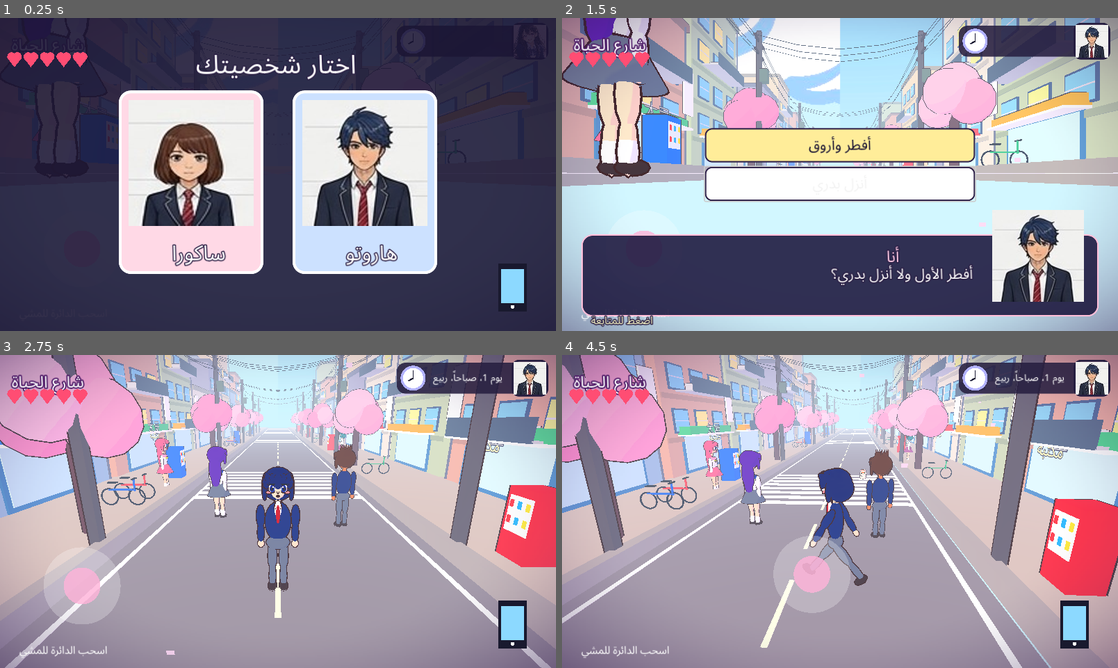
Above: before the commit, frames 1-4 (two rows, left to right).
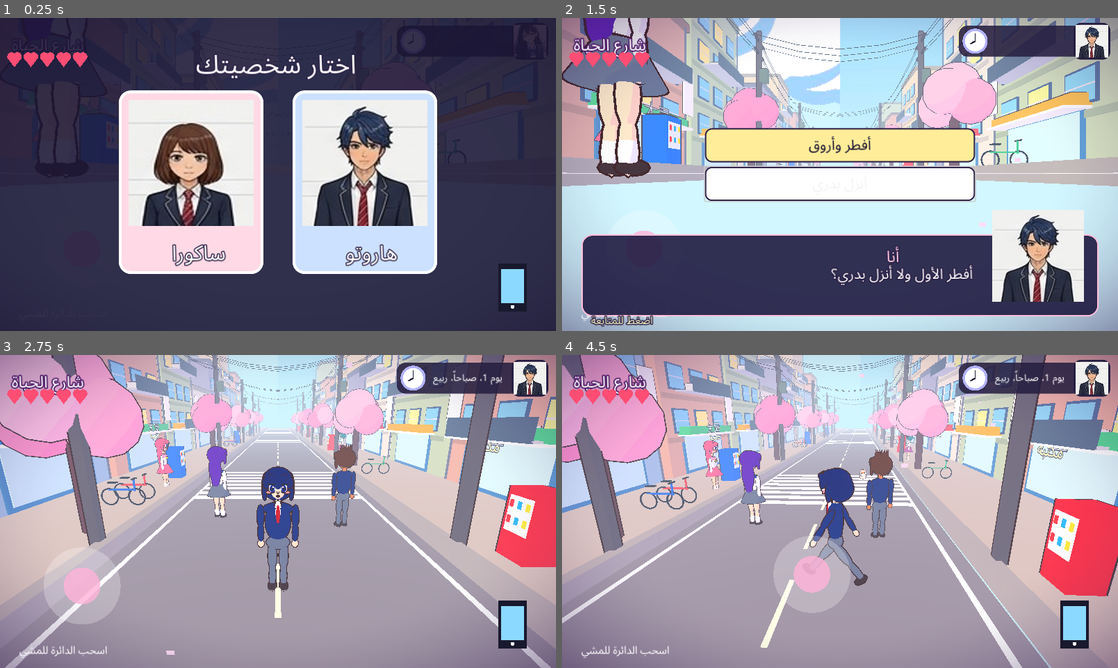
Above: after the commit, the same moments.

Repository: otakucoderstudio/anime-life-game
Game: Godot game, scene res://main.tscn
Same seed, same stepped clock (60 frames per second), same inputs: the game is played once before the commit and once after it.
Inputs (mouse positions are in pixels of both pictures, inside the frame that each line leads up to):
- Up to frame 1 (0.25 s): no input
- Up to frame 2 (1.5 s): tap Enter at 0.5 s; move the mouse to (962, 158) at 0.52 s; hold Right (ui_right) 0.53-1.25 s; click (962, 158) at 0.67 s; drag from (728, 190) to (812, 237) at 1.27 s
- Up to frame 3 (2.75 s): click "أفطر وأروق" at 2 s
- Up to frame 4 (4.5 s): move the mouse to (895, 442) at 2.77 s; hold Right (ui_right) 2.78-3.5 s; drag from (812, 574) to (673, 464) at 3.52 s; move the mouse to (1006, 558) at 4.27 s; hold Left (ui_left) from 4.28 s (still down)

The runs differ from the first frame. In frame 2, less than 0.1% of the frame differs, in the area x 11-17%, y 0-16%; in frame 3, 0.2%, in the area x 28-65%, y 27-60%; in frame 4, 0.2%.

Commit message:
Source for v3d-0.9.2 (glasses in Blender, body shaping)

Diff:
--- a/godot-3d/main.gd
+++ b/godot-3d/main.gd
@@ -249,9 +249,9 @@
 func _collect(n:Node,out:Dictionary):
 	if n is MeshInstance3D: out[String(n.name)]=n
 	for c in n.get_children(): _collect(c,out)
-func make_girl(skin:Color,hair:Color,top:Color,skirtc:Color,ribbon:Color,long_hair:=true)->Dictionary:
+func make_girl(skin:Color,hair:Color,top:Color,skirtc:Color,ribbon:Color,long_hair:=true,glasses:=false)->Dictionary:
 	var iris:=Color(0.35,0.2,0.65) if hair.v<0.5 else Color(0.2,0.45,0.7)
-	return load_char("girl_long" if long_hair else "girl_bob",cmat(skin,hair,top,skirtc,ribbon,iris))
+	return load_char(("girl_long" if long_hair else "girl_bob")+("_g" if glasses else ""),cmat(skin,hair,top,skirtc,ribbon,iris))
 func make_boy(skin:Color,hair:Color,spiky:bool,tie:=Color(0.7,0.1,0.15))->Dictionary:
 	var iris:=Color(0.25,0.35,0.2) if spiky else Color(0.2,0.25,0.55)
 	return load_char("boy_spiky" if spiky else "boy_soft",cmat(skin,hair,Color(0.14,0.22,0.45),Color(0.5,0.52,0.56),tie,iris))
@@ -332,11 +332,8 @@
 	no_outline=true
 	yo_ref=make_boy(Color(0.82,0.58,0.4),Color(0.42,0.24,0.12),true)
 	var yo=yo_ref; yo.root.position=Vector3(2.2,0,-2.0); yo.root.rotation_degrees.y=200; add_child(yo.root)
-	var ra:=make_girl(Color(1,0.88,0.8),Color(0.45,0.2,0.65),Color(0.17,0.3,0.6),Color(0.5,0.52,0.56),Color(0.85,0.1,0.15),true)
+	var ra:=make_girl(Color(1,0.88,0.8),Color(0.45,0.2,0.65),Color(0.17,0.3,0.6),Color(0.5,0.52,0.56),Color(0.85,0.1,0.15),true,true)
 	ra.root.position=Vector3(-2.2,0,-3.0); ra.root.rotation_degrees.y=160; add_child(ra.root)
-	for sx in [-1,1]:
-		var gl:=TorusMesh.new(); gl.inner_radius=0.06; gl.outer_radius=0.077
-		var gm:=mesh(ra.root,gl,Color(0.2,0.1,0.3),Vector3(sx*0.11,2.29,0.27),false); gm.rotation_degrees.x=90
 	for i in range(2):
 		var c=cols[i%3]; var n:=make_girl(c[0],c[1],c[2],c[3],c[4],i%2==0)
 		var side=-1 if i%2==0 else 1
@@ -349,16 +346,13 @@
 	node.position=pos; add_child(node); npcs.append({"n":node,"key":key,"bg":bg,"lines":lines})
 func spawn_npcs():
 	no_outline=false
-	var ay:=make_girl(Color(1,0.88,0.8),Color(0.45,0.2,0.65),Color(0.17,0.3,0.6),Color(0.5,0.52,0.56),Color(0.85,0.1,0.15),true)
-	for sx in [-1,1]:
-		var gl:=TorusMesh.new(); gl.inner_radius=0.06; gl.outer_radius=0.077
-		var gm:=mesh(ay.root,gl,Color(0.2,0.1,0.3),Vector3(sx*0.11,2.29,0.27),false); gm.rotation_degrees.x=90
+	var ay:=make_girl(Color(1,0.88,0.8),Color(0.45,0.2,0.65),Color(0.17,0.3,0.6),Color(0.5,0.52,0.56),Color(0.85,0.1,0.15),true,true)
 	add_npc(ay.root,Vector3(-1.5,0,-26),"gate","",[["أياني","صباح الخير. انت الطالب الجديد؟ أنا أياني، رئيسة الفصل.","rana …(225 unchanged characters)…
 	var ka:=make_boy(Color(0.9,0.68,0.52),Color(0.42,0.24,0.12),true)
 	add_npc(ka.root,Vector3(1.5,0,-58),"front","",[["كايتو","يا باشا! أنا كايتو، قاعد جنبك في الفصل.","youssef_laugh"],["كايتو","متقلقش، هعرّفك على كل حاجة. أول حاجة: الكافيه بعد المدرسة عليّ!","youssef_smile"],["كايتو","بس أياني دي شكلها هتبقى منافستك الأولى، خلي بالك 😄","youssef_joy"]])
 	var ka2:=make_boy(Color(0.9,0.68,0.52),Color(0.42,0.24,0.12),true)
 	add_npc(ka2.root,Vector3(-1.5,0,-73),"cafe","",[["كايتو","ده كافيه الهدوء. أحلى قهوة في ساكورا هيل. تحب نقعد؟","youssef_joy",[["نقعد ونتكلم","العلاقات",10],["نذاكر سوا","الدراسة",10]]]])
-	var ay2:=make_girl(Color(1,0.88,0.8),Color(0.45,0.2,0.65),Color(0.17,0.3,0.6),Color(0.5,0.52,0.56),Color(0.85,0.1,0.15),true)
+	var ay2:=make_girl(Color(1,0.88,0.8),Color(0.45,0.2,0.65),Color(0.17,0.3,0.6),Color(0.5,0.52,0.56),Color(0.85,0.1,0.15),true,true)
 	add_npc(ay2.root,Vector3(1.5,0,-88),"class","",[["أياني","ده فصلنا. أول امتحان بعد أسبوع، استعد.","rana_think",[["أذاكر معاها","الدراسة",10],["أنا هتصرف","الصحة",3]]]])
 	var cat:Node3D=load_char("cat",cmat(Color(1,0.95,0.9),Color(0.95,0.6,0.35),Color(1,1,1),Color(1,1,1),Color(1,1,1),Color(0.3,0.6,0.35))).root
 	add_npc(cat,Vector3(1.8,0,-12),"momo","",[["مومو","مياو! 🐱 (القطة مومو بتحك نفسها في رجلك)","youssef_joy",[["أحضنها","الصحة",5],["أديها أكل","العلاقات",4]]]])
@@ -906,7 +900,7 @@
 			spawn_room_npc(kind,cat,Vector3(0.5,0,1.0),"r_momo",[["مومو","مياو! (مومو جت تسلم عليك)","youssef_joy",[["أحضنها","الصحة",5,0],["أديها لبن","العلاقات",4,0]]]],0.5)
 			var bed:=Node3D.new(); spawn_room_npc(kind,bed,Vector3(-2.2,0,-1.2),"r_bed",[["أنا","كفاية النهاردة. أنام وأصحى بكرة بطاقة كاملة.",who_pick,[["أنام للصبح","الصحة",5,5]]]])
 		'class':
-			var ay:=make_girl(Color(1,0.88,0.8),Color(0.45,0.2,0.65),Color(0.17,0.3,0.6),Color(0.5,0.52,0.56),Color(0.85,0.1,0.15),true)
+			var ay:=make_girl(Color(1,0.88,0.8),Color(0.45,0.2,0.65),Color(0.17,0.3,0.6),Color(0.5,0.52,0.56),Color(0.85,0.1,0.15),true,true)
 			spawn_room_npc(kind,ay.root,Vector3(0.0,0,-2.0),"r_ayane",[["أياني","ده فصلنا. أول امتحان بعد أسبوع. هتذاكر معايا؟","rana_think",[["أذاكر معاها","الدراسة",10,-1],["أنا هتصرف","الصحة",3,0]]]],0.0)
 	no_outline=false
 func enter_room(kind:String):
Binary file changed: godot-3d/chars/boy_soft.glb
Binary file changed: godot-3d/chars/boy_spiky.glb
Binary file changed: godot-3d/chars/girl_bob.glb
Binary file changed: godot-3d/chars/girl_long.glb
Binary file added: godot-3d/chars/girl_long_g.glb
